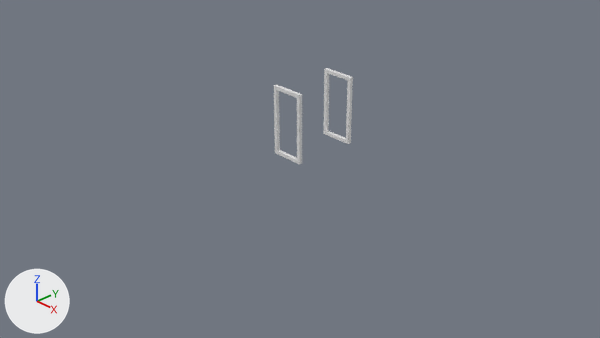
An edit to the Blender file BlenderAssets/table.blend, drawn before and after from the same camera.
The view is the same before and after, from the file's camera 'Camera'. The lights are fixed; the arrows at lower left show +X, +Y and +Z.

The scene before the commit, as lines of its bpy script (objects in view):
```python
me_cube = bpy.data.meshes.new('Cube')
me_cube.from_pydata(...)  # 32 vertices, 32 faces; spans x -0.5..0.0, y 0.0..0.05, z 0.0..1.0
me_cube.materials.append(mat_material)  # white #e7e7e7
ob_tablefeet = bpy.data.objects.new('TableFeet', me_cube)
ob_tablefeet.location = (0.0, 0.0, 0.0)
_m = ob_tablefeet.modifiers.new('Array', 'ARRAY')
_m.relative_offset_displace = (0.0, 19.1, 0.0)
```
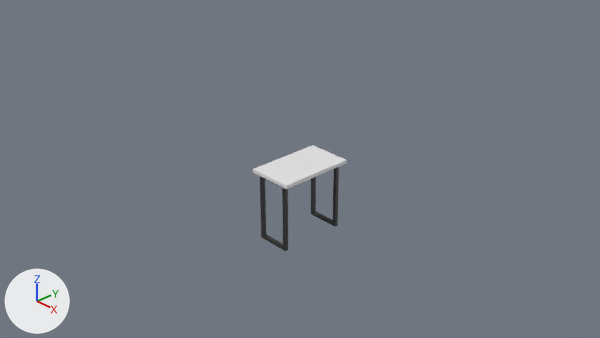
The change in detail:
Material 'BlackMetal' (mat_blackmetal) is new.
Its base color is (0.0272, 0.0272, 0.0272) (black #2e2e2e).
Material 'WhiteMarble' (mat_whitemarble) is new.
Its base color is (0.8, 0.8, 0.8) (white #e7e7e7).
me_cube has 32 vertices, 32 faces and spans x -0.5..0.0, y 0.0..0.05, z 0.0..1.0.
me_cube no longer uses material mat_material (white #e7e7e7).
me_cube now uses material mat_blackmetal (black #2e2e2e).
Mesh me_cube_001 is new.
It is a box spanning x -0.665..0.0, y 0.0..1.118, z 0.0..0.05.
It uses material mat_whitemarble (white #e7e7e7).
Object 'TableFeet' (ob_tablefeet) moves from (0.0, 0.0, 0.0) to (0.249, -0.494, -1.05).
Object 'TableTop' (ob_tabletop) is new; it shows me_cube_001.
Its location is (0.338, -0.547, -0.05).

Boxes (x1, y1, x2, y2) around the edits, measured in the pictures (600 x 338 px):
'TableFeet', recoloured, moved
    before: (274, 68, 353, 165)
    after: (260, 167, 339, 251)
'TableTop', added
    after: (253, 145, 347, 189)
